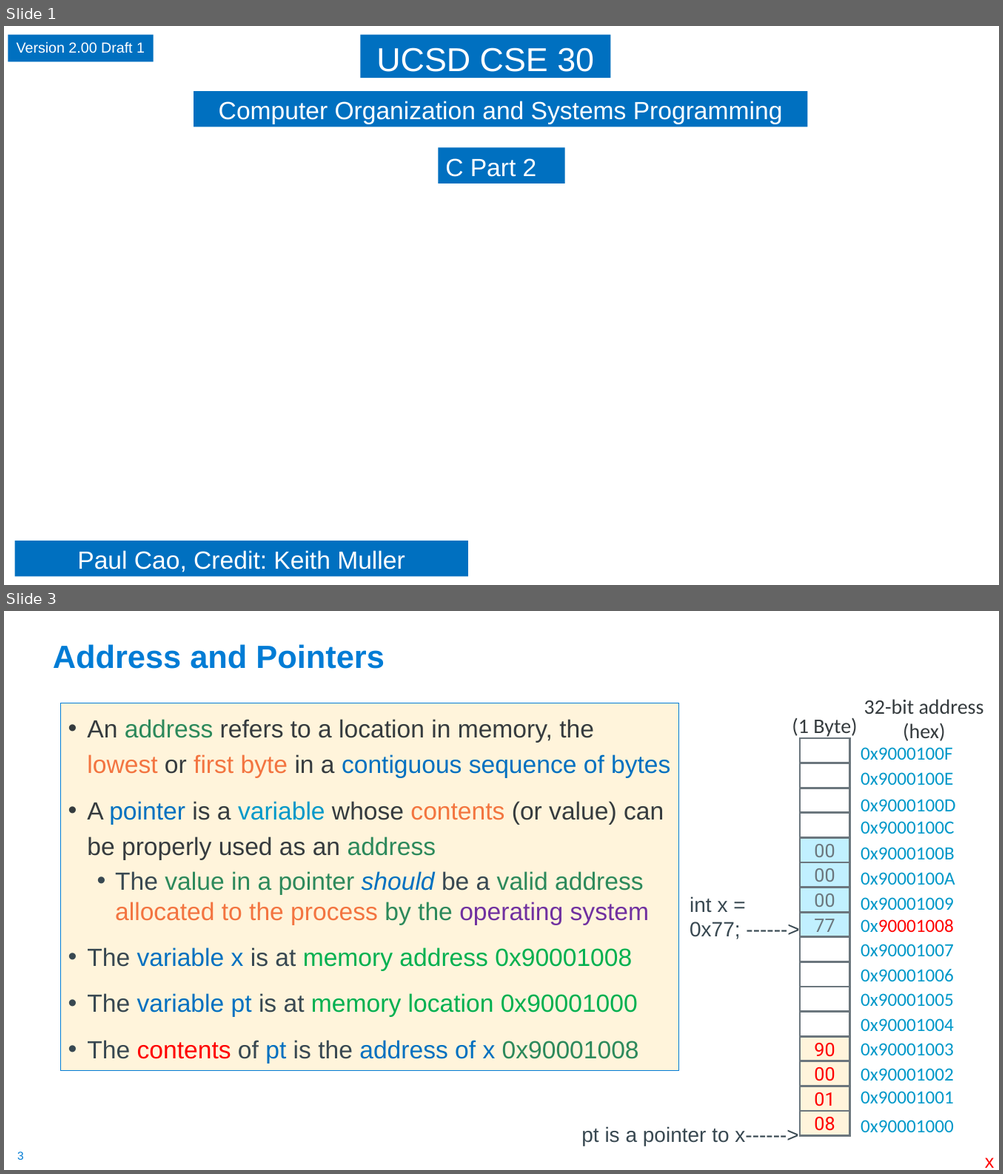
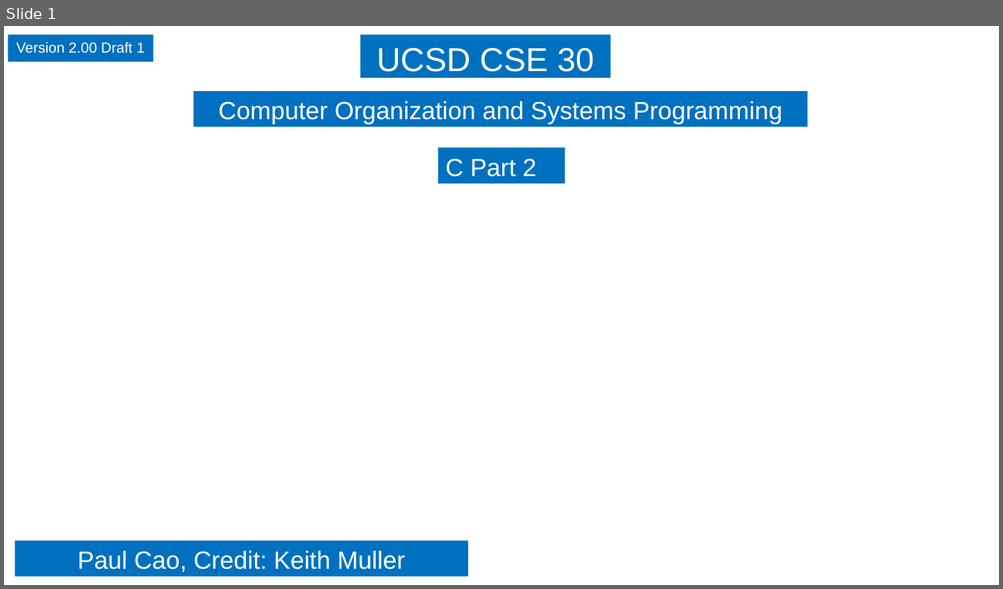
Before and after one commit to cse30-sp24/Cao-slides, a slide deck: 02-C-Part2.pptx. Shown one above the other, each under a label of ours: slides 1 and 3 before the commit, slide 1 after it; the slides between them are not shown. The pictures are 1003x1174 and 1003x589 pixels, drawn with LibreOffice and Linux fonts; fonts in the diff are those of the drawing; background and template pictures are left out. Boxes give left, top, right and bottom in pixels: in the first picture for what was removed or moved away, otherwise in the second. Text is boxed around its words. In the diff, an @@ line names an element or a change of style, - is before the commit and + after.

```diff
--- a/02-C-Part2.pptx
+++ b/02-C-Part2.pptx
@@ slide 3 removed at (4,611,999,1170), background #FFFFFF; not listed: 1 template element that a slide beside it also shows @@
@@ title removed at (53,644,384,669) @@
-Address and Pointers
@@ group removed at (791,699,984,1136): 18 texts, 16 rectangles @@
-00
-00
-00
-77
-(1 Byte)
-90
-00
-01
-08
-0x90001000
-0x90001001
-0x90001002
-0x90001003
-0x90001004
-0x90001005
-0x90001006
-0x90001007
-0x90001008
-0x90001009
-0x9000100A
-0x9000100B
-0x9000100C
-0x9000100D
-0x9000100E
-0x9000100F
-32-bit address
-(hex)
@@ text removed at (61,703,678,1071) @@
-• An address refers to a location in memory, the lowest or first byte in a contiguous sequence of bytes
-• A pointer is a variable whose contents (or value) can be properly used as an address
-  • The value in a pointer should be a valid address allocated to the process by the operating system
-• The variable x is at memory address 0x90001008
-• The variable pt is at memory location 0x90001000
-• The contents of pt is the address of x 0x90001008
@@ text removed at (689,897,740,940) @@
-int x =
-0x77; ------>
@@ text removed at (581,1127,798,1146) @@
-pt is a pointer to x------>
@@ text removed at (984,1158,994,1168) @@
-x
```
Also in this commit, not shown: 3 other files.
